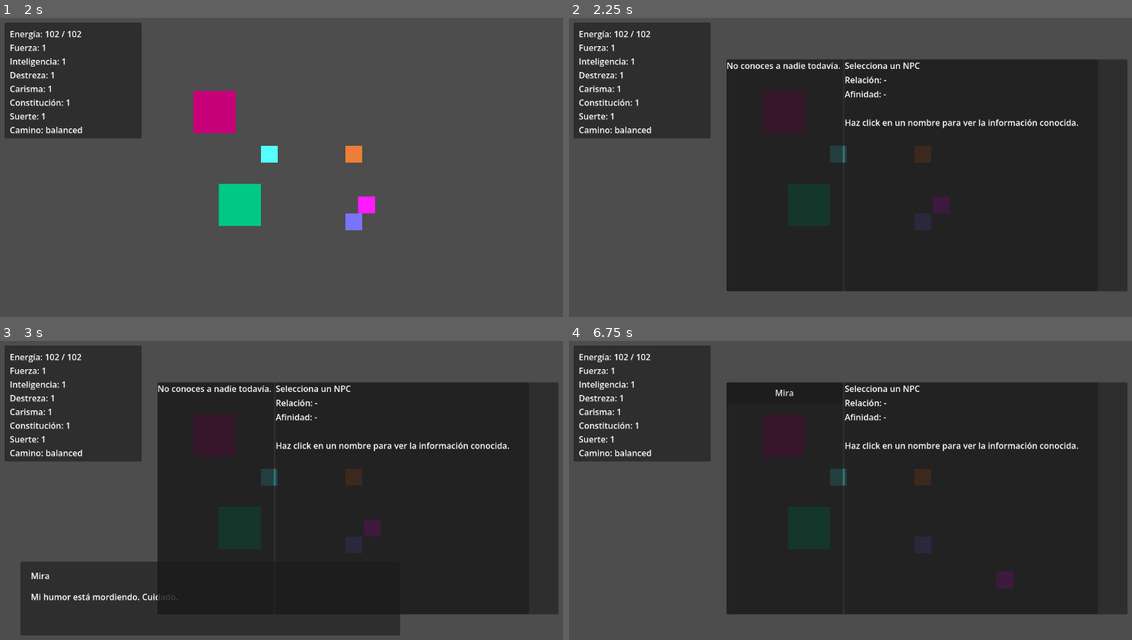
Above: before the commit, frames 1-4 (two rows, left to right).
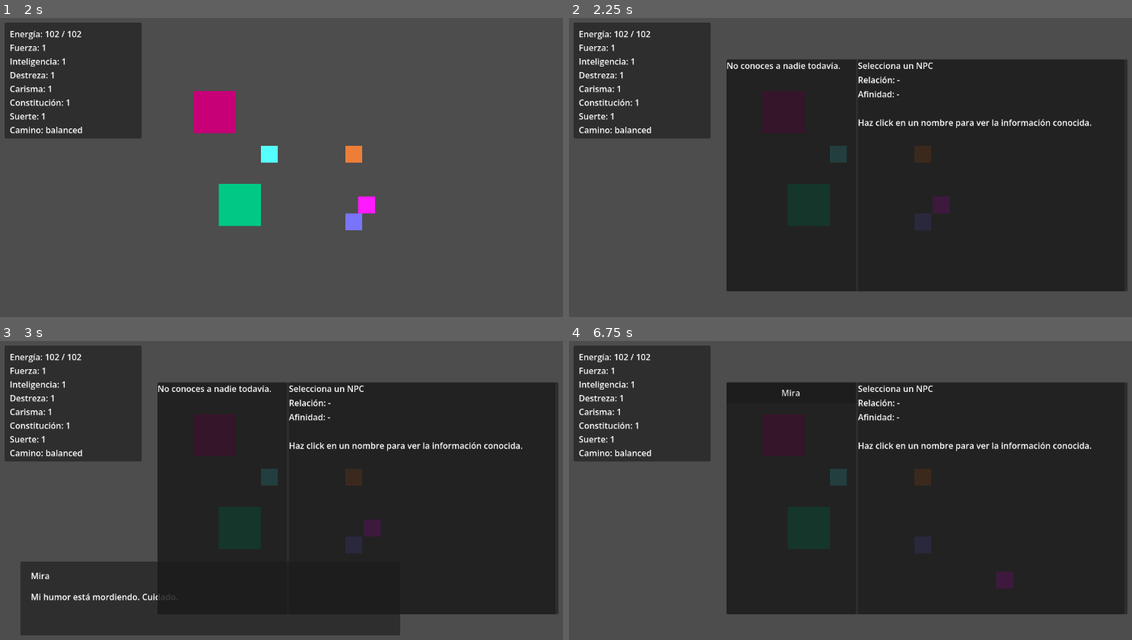
Above: after the commit, the same moments.

Repository: JoshSnowMex/another-life-project
Game: Godot game, scene res://scenes/world/world.tscn
The game is run twice, just before and just after one commit, with the same random seed, the same clock (stepped at 60 frames per second) and the same inputs.
Inputs:
- Up to frame 1 (2 s): tap Enter at 0.5 s; hold D (move_right) 0.53-1.28 s; tap F (interact) at 0.6 s; hold S (move_down) from 1.28 s (still down); tap T (next_day) at 1.35 s
- Up to frame 2 (2.25 s): tap Space at 2 s; release S (move_down) at 2.03 s; hold D (move_right) from 2.03 s (still down); tap R (social_notebook) at 2.1 s
- Up to frame 3 (3 s): tap Enter at 2.75 s; release D (move_right) at 2.78 s; hold W (move_up) from 2.78 s (still down); tap F (interact) at 2.85 s
- Up to frame 4 (6.75 s): tap Space at 3.5, 5 s; release W (move_up) at 3.53 s; hold A (move_left) 3.53-5.03 s; tap T (next_day) at 3.6, 5.85 s; tap Enter at 4.25 s; tap R (social_notebook) at 4.35, 6.6 s; hold S (move_down) 5.03-5.78 s; tap F (interact) at 5.1 s; hold D (move_right) 5.78-6.53 s; hold W (move_up) from 6.53 s (still down)

Frame 1 is identical in both runs. In frame 2, 1.1% of the frame differs, in the area x 48-93%, y 14-49%; in frame 3, 1.1%; in frame 4, 1.2%, in the area x 36-93%, y 14-49%.

Commit message:
Polish social notebook layout

Diff:
--- a/scenes/ui/social_notebook.tscn
+++ b/scenes/ui/social_notebook.tscn
@@ -25,14 +25,14 @@
 layout_mode = 2
 
 [node name="NpcListPanel" type="PanelContainer" parent="Panel/MarginContainer/HBoxContainer" unique_id=1753880060]
-custom_minimum_size = Vector2(220, 0)
+custom_minimum_size = Vector2(245, 0)
 layout_mode = 2
 
 [node name="NpcList" type="VBoxContainer" parent="Panel/MarginContainer/HBoxContainer/NpcListPanel" unique_id=798934394]
 layout_mode = 2
 
 [node name="DetailPanel" type="PanelContainer" parent="Panel/MarginContainer/HBoxContainer" unique_id=898831558]
-custom_minimum_size = Vector2(480, 0)
+custom_minimum_size = Vector2(505, 0)
 layout_mode = 2
 
 [node name="DetailMargin" type="MarginContainer" parent="Panel/MarginContainer/HBoxContainer/DetailPanel" unique_id=1315078334]
